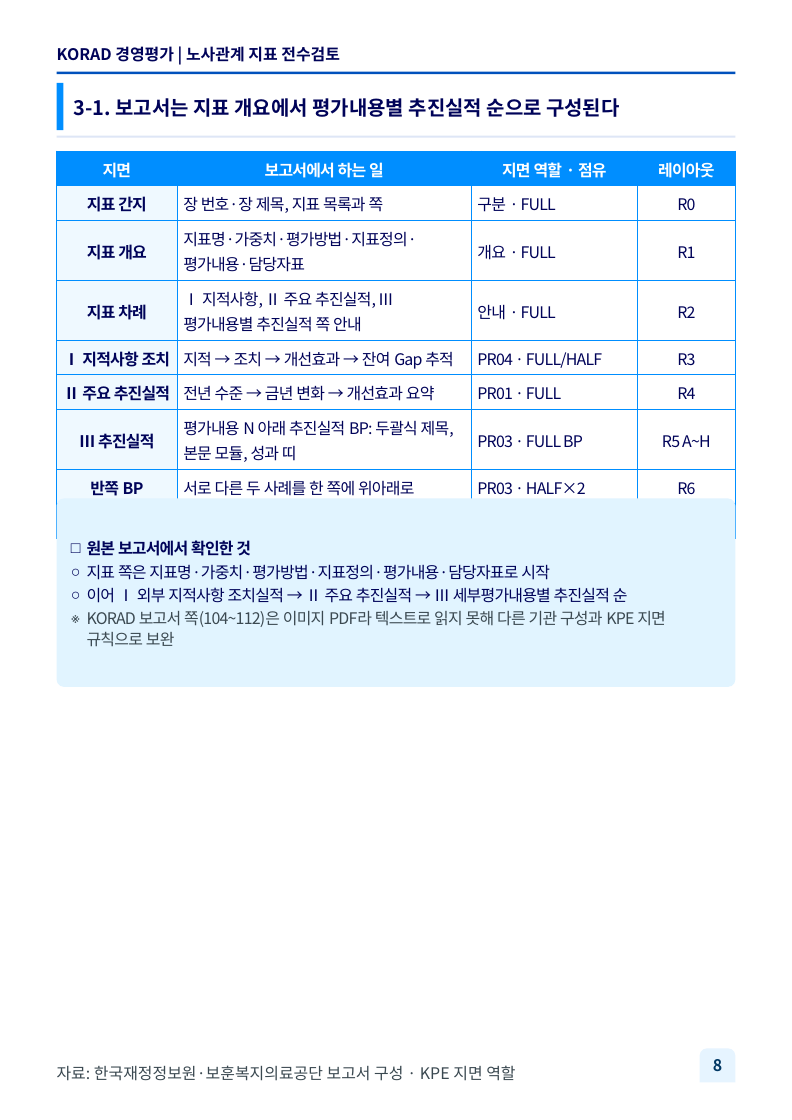
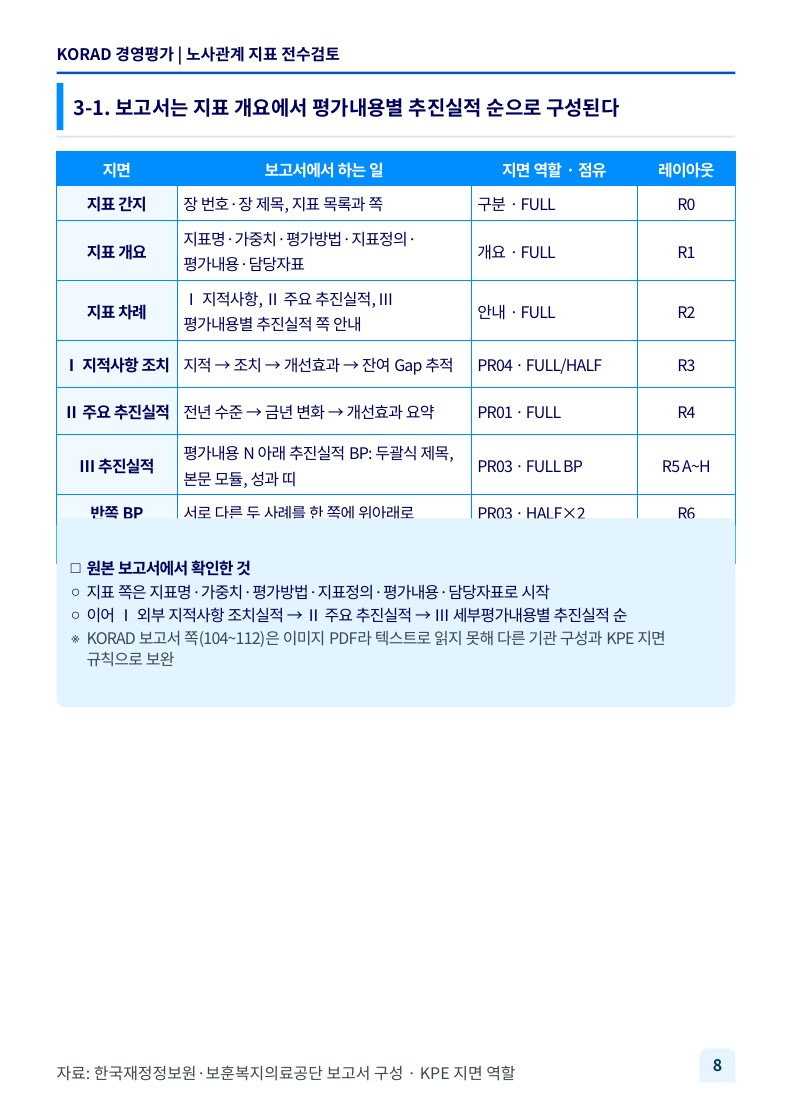
Before and after one commit to khjlsi-creator/claude, a slide deck: slide 8 of korad-경영평가-ppt/KORAD_경영평가_노사관계_A4세로.pptx. Drawn at 792x1120 pixels with LibreOffice and Linux fonts; fonts in the diff are those of the drawing; background and template pictures are left out. Boxes give left, top, right and bottom in pixels: in the first picture for what was removed or moved away, otherwise in the second. Text is boxed around its words. In the diff, an @@ line names an element or a change of style, - is before the commit and + after.

```diff
--- a/korad-경영평가-ppt/KORAD_경영평가_노사관계_A4세로.pptx
+++ b/korad-경영평가-ppt/KORAD_경영평가_노사관계_A4세로.pptx
@@ table: place and size @@
-table at [57,150,735,500]
+table at [57,150,735,523]
@@ rounded rectangle "원본 보고서에서 확인한 것": place and size @@
-rounded rectangle "원본 보고서에서 확인한 것" at [57,498,735,687]
+rounded rectangle "원본 보고서에서 확인한 것" at [57,518,735,707]
```
Also in this commit, not shown: 6 other slides changed, 5 slides added, 6 other files.
